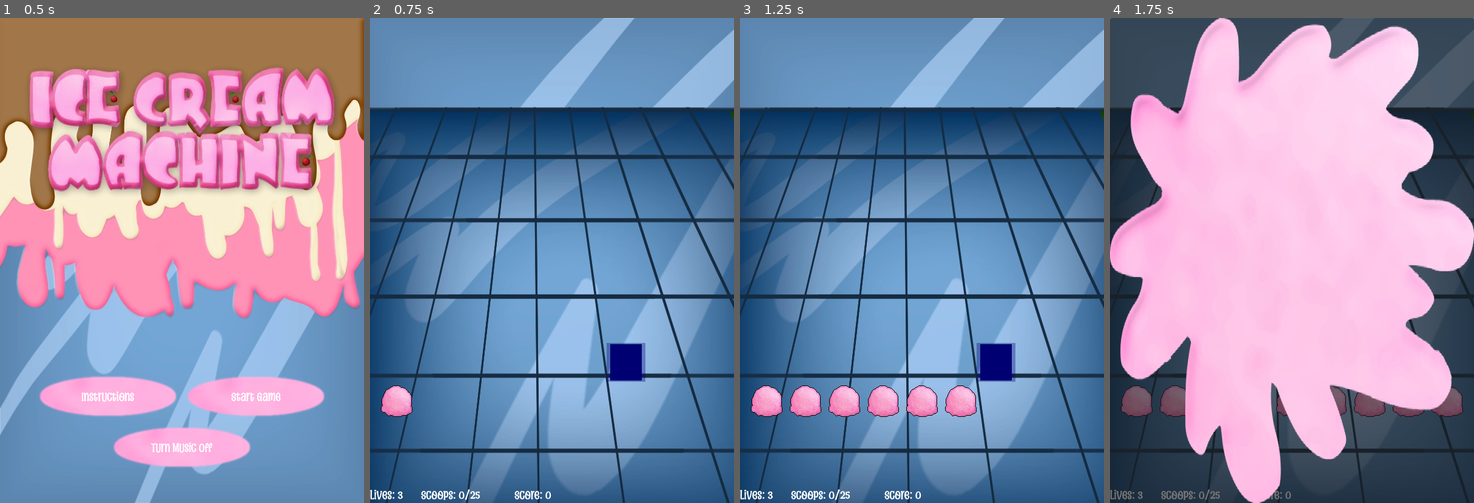
Above: before the commit, frames 1-4 (left to right).
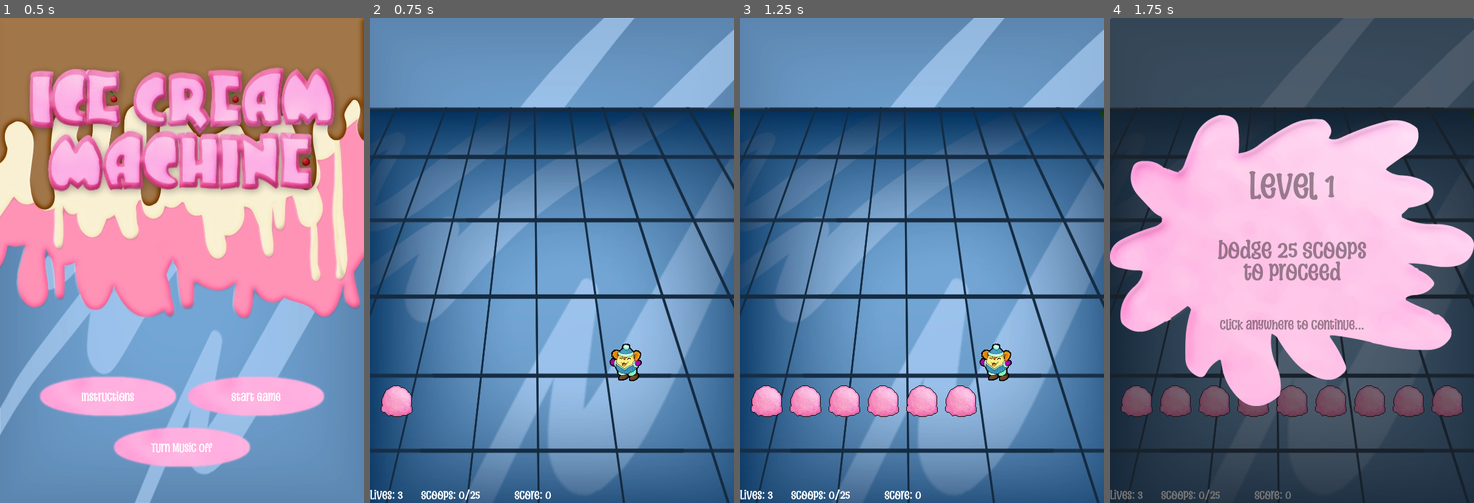
Above: after the commit, the same moments.

Repository: pjpollina/neo-icecream
Game: Godot game, scene res://menus/title.tscn
Same seed, same stepped clock (60 frames per second), same inputs: the game is played once before the commit and once after it. Sound files missing from this copy of the repository are replaced by a short silence.
Inputs (mouse positions are in pixels of both pictures, inside the frame that each line leads up to):
- Up to frame 1 (0.5 s): no input
- Up to frame 2 (0.75 s): click "Start Game" at 0.5 s
- Up to frame 3 (1.25 s): no input
- Up to frame 4 (1.75 s): move the mouse to (1372, 236) at 1.27 s; click (1372, 236) at 1.42 s

Frame 1 is identical in both runs. In frame 2, 0.8% of the frame differs, in the area x 65-76%, y 67-75%; in frame 3, 0.8%; in frame 4, 33%, in the area x 0-100%, y 0-100%.

Commit message:
Added player sprites and level popup text

Diff:
--- a/game/game.gd
+++ b/game/game.gd
@@ -30,6 +30,8 @@
 
   level = 1
   load_level()
+
+  $Player/Idle.play()
 
   update_status_menu()
 
@@ -69,9 +71,19 @@
   $Player.position.x = clamp($Player.position.x, 0, 600-64)
   $Player.position.y = clamp($Player.position.y, 0, 600-64)
 
+func splat_player() -> void:
+  $Player/Splatter.region_rect.position.x = (level_data.flavor * 64)
+  $Player/Splatter.show()
+  $Player/Idle.hide()
+
+func unsplat_player() -> void:
+  $Player/Splatter.hide()
+  $Player/Idle.show()
+
 # Called when player is hit
 func _on_player_area_entered(area):
   if area as Scoop:
+    splat_player()
     clear_shots()
     lives -= 1
     Audio.play_sfx("splatter")
@@ -83,6 +95,8 @@
 func load_level():
   level_data = $LevelData.get_resource("level_%02d" % level)
   $LevelPopup/Foreground.texture = load("res://assets/splashes/level_%02d.webp" % level)
+  $LevelPopup/Contents/Level.text = "Level %d" % level
+  $LevelPopup/Contents/Quota.text = "Dodge %d Scoops\nto proceed" % level_data.count
 
 func start_level():
   update_status_menu()
@@ -127,6 +141,9 @@
     Audio.play_sfx("ui_popup_show")
     get_tree().change_scene_to_file("res://menus/game_over.tscn")
 
+  # Unsplatter the player
+  unsplat_player()
+
   # Otherwise, resume
   shooting = true
   $Shooter/ClearCooldown.stop()
--- a/game/game.tscn
+++ b/game/game.tscn
@@ -1,9 +1,11 @@
-[gd_scene load_steps=21 format=3 uid="uid://1ejqjyno13gk"]
+[gd_scene load_steps=26 format=3 uid="uid://1ejqjyno13gk"]
 
 [ext_resource type="Script" path="res://game/game.gd" id="1_sqkp8"]
 [ext_resource type="Texture2D" uid="uid://puu7tsir00m3" path="res://assets/background.webp" id="2_db4bk"]
 [ext_resource type="Texture2D" uid="uid://d28twtgr684hw" path="res://assets/sprites/scoops.webp" id="3_civih"]
+[ext_resource type="Texture2D" uid="uid://cuqgobre5myrq" path="res://assets/sprites/adee.webp" id="3_mxfaw"]
 [ext_resource type="Resource" uid="uid://cabj5v3hn2a3q" path="res://game/levels/level_01.tres" id="4_xa5ea"]
+[ext_resource type="Texture2D" uid="uid://cyfes76h3ywb4" path="res://assets/splashes/level_01.webp" id="5_b2pgf"]
 [ext_resource type="Resource" uid="uid://bcqjh7eptehg6" path="res://game/levels/level_02.tres" id="5_s84nr"]
 [ext_resource type="Resource" uid="uid://bdjleppchpw3w" path="res://game/levels/level_03.tres" id="6_o88iw"]
 [ext_resource type="Resource" uid="uid://bs2dteb5aceen" path="res://game/levels/level_04.tres" id="7_v84aw"]
@@ -19,8 +21,42 @@
 [sub_resource type="PlaceholderTexture2D" id="PlaceholderTexture2D_5w8oi"]
 size = Vector2(64, 64)
 
-[sub_resource type="PlaceholderTexture2D" id="PlaceholderTexture2D_shksd"]
-size = Vector2(52, 60)
+[sub_resource type="AtlasTexture" id="AtlasTexture_l7buj"]
+atlas = ExtResource("3_mxfaw")
+region = Rect2(0, 0, 64, 64)
+
+[sub_resource type="AtlasTexture" id="AtlasTexture_jtjis"]
+atlas = ExtResource("3_mxfaw")
+region = Rect2(64, 0, 64, 64)
+
+[sub_resource type="AtlasTexture" id="AtlasTexture_i37xn"]
+atlas = ExtResource("3_mxfaw")
+region = Rect2(128, 0, 64, 64)
+
+[sub_resource type="AtlasTexture" id="AtlasTexture_w2o56"]
+atlas = ExtResource("3_mxfaw")
+region = Rect2(192, 0, 64, 64)
+
+[sub_resource type="SpriteFrames" id="SpriteFrames_clnua"]
+resource_local_to_scene = true
+animations = [{
+"frames": [{
+"duration": 1.5,
+"texture": SubResource("AtlasTexture_l7buj")
+}, {
+"duration": 1.5,
+"texture": SubResource("AtlasTexture_jtjis")
+}, {
+"duration": 1.5,
+"texture": SubResource("AtlasTexture_i37xn")
+}, {
+"duration": 1.5,
+"texture": SubResource("AtlasTexture_w2o56")
+}],
+"loop": true,
+"name": &"default",
+"speed": 12.0
+}]
 
 [sub_resource type="CapsuleShape2D" id="CapsuleShape2D_y3pws"]
 radius = 26.0
@@ -29,8 +65,6 @@
 [sub_resource type="PlaceholderTexture2D" id="PlaceholderTexture2D_4g51o"]
 size = Vector2(576, 64)
 
-[sub_resource type="PlaceholderTexture2D" id="PlaceholderTexture2D_ubhh4"]
-
 [node name="Game" type="Node"]
 script = ExtResource("1_sqkp8")
 
@@ -42,16 +76,23 @@
 metadata/_edit_group_ = true
 
 [node name="Fullsize" type="Sprite2D" parent="Player"]
+visible = false
 self_modulate = Color(0, 1, 0.45098, 0.34902)
 texture = SubResource("PlaceholderTexture2D_5w8oi")
 centered = false
 metadata/_edit_lock_ = true
 
-[node name="Placeholder" type="Sprite2D" parent="Player"]
-modulate = Color(0, 1, 0.45098, 1)
-texture = SubResource("PlaceholderTexture2D_shksd")
-offset = Vector2(32, 32)
-metadata/_edit_lock_ = true
+[node name="Idle" type="AnimatedSprite2D" parent="Player"]
+sprite_frames = SubResource("SpriteFrames_clnua")
+frame_progress = 0.34648
+centered = false
+
+[node name="Splatter" type="Sprite2D" parent="Player"]
+visible = false
+texture = ExtResource("3_mxfaw")
+centered = false
+region_enabled = true
+region_rect = Rect2(0, 64, 64, 64)
 
 [node name="Hitbox" type="CollisionShape2D" parent="Player"]
 position = Vector2(32, 32)
@@ -169,12 +210,88 @@
 
 [node name="Foreground" type="TextureRect" parent="LevelPopup"]
 layout_mode = 1
-anchors_preset = 15
-anchor_right = 1.0
+anchors_preset = 8
+anchor_left = 0.5
+anchor_top = 0.5
+anchor_right = 0.5
+anchor_bottom = 0.5
+offset_left = -300.0
+offset_top = -240.0
+offset_right = 300.0
+offset_bottom = 240.0
+grow_horizontal = 2
+grow_vertical = 2
+texture = ExtResource("5_b2pgf")
+
+[node name="Contents" type="Control" parent="LevelPopup"]
+layout_mode = 1
+anchors_preset = 8
+anchor_left = 0.5
+anchor_top = 0.5
+anchor_right = 0.5
+anchor_bottom = 0.5
+offset_left = -200.0
+offset_top = -150.0
+offset_right = 200.0
+offset_bottom = 150.0
+grow_horizontal = 2
+grow_vertical = 2
+mouse_filter = 1
+metadata/_edit_group_ = true
+
+[node name="Level" type="Label" parent="LevelPopup/Contents"]
+layout_mode = 1
+anchors_preset = 5
+anchor_left = 0.5
+anchor_right = 0.5
+offset_left = -74.5
+offset_right = 74.5
+offset_bottom = 53.0
+grow_horizontal = 2
+theme_override_colors/font_color = Color(0, 0, 0, 0.4)
+theme_override_font_sizes/font_size = 48
+text = "LEVEL 1"
+horizontal_alignment = 1
+vertical_alignment = 1
+
+[node name="Quota" type="Label" parent="LevelPopup/Contents"]
+layout_mode = 1
+anchors_preset = 8
+anchor_left = 0.5
+anchor_top = 0.5
+anchor_right = 0.5
+anchor_bottom = 0.5
+offset_left = -20.0
+offset_top = -8.5
+offset_right = 20.0
+offset_bottom = 8.5
+grow_horizontal = 2
+grow_vertical = 2
+theme_override_colors/font_color = Color(0, 0, 0, 0.4)
+theme_override_font_sizes/font_size = 32
+text = "Dodge 999 Scoops
+to proceed"
+horizontal_alignment = 1
+vertical_alignment = 1
+
+[node name="CTC" type="Label" parent="LevelPopup/Contents"]
+layout_mode = 1
+anchors_preset = 7
+anchor_left = 0.5
+anchor_top = 1.0
+anchor_right = 0.5
 anchor_bottom = 1.0
-grow_horizontal = 2
-grow_vertical = 2
-texture = SubResource("PlaceholderTexture2D_ubhh4")
+offset_left = -159.5
+offset_top = -80.0
+offset_right = 159.5
+offset_bottom = -8.0
+grow_horizontal = 2
+grow_vertical = 0
+theme_override_colors/font_color = Color(0, 0, 0, 0.4)
+theme_override_font_sizes/font_size = 18
+text = "Click anywhere to continue..."
+horizontal_alignment = 1
+vertical_alignment = 1
 
 [node name="LevelData" type="ResourcePreloader" parent="."]
 resources = [PackedStringArray("level_01", "level_02", "level_03", "level_04", "level_05", "level_06", "level_07", "lev …(352 unchanged characters)…
--- a/game/objects/scoop.tscn
+++ b/game/objects/scoop.tscn
@@ -17,6 +17,7 @@
 metadata/_edit_group_ = true
 
 [node name="Fullsize" type="Sprite2D" parent="."]
+visible = false
 self_modulate = Color(1, 0.447059, 1, 0.34902)
 texture = SubResource("PlaceholderTexture2D_w3q2b")
 centered = false
Binary file added: assets/sprites/adee.webp
